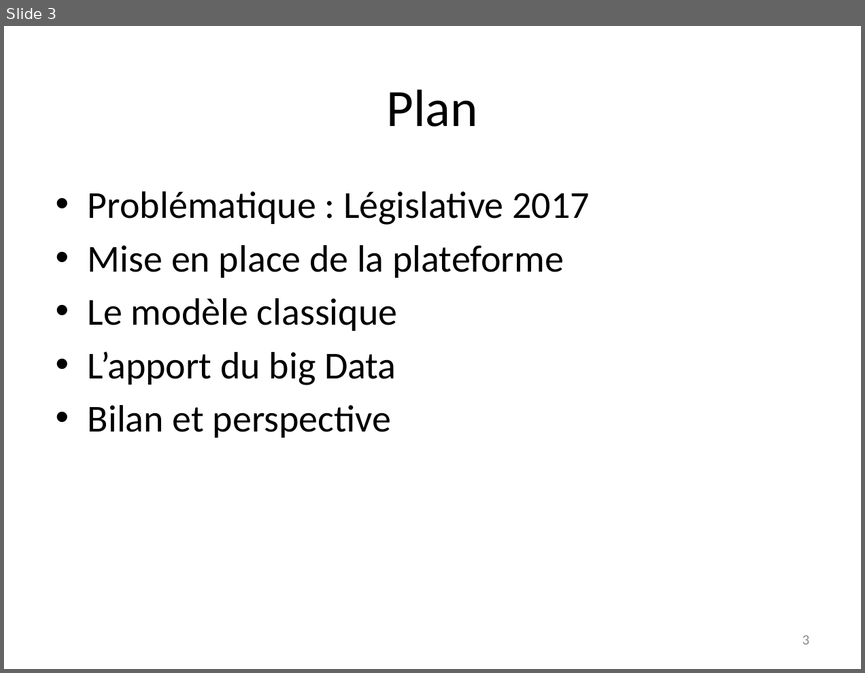
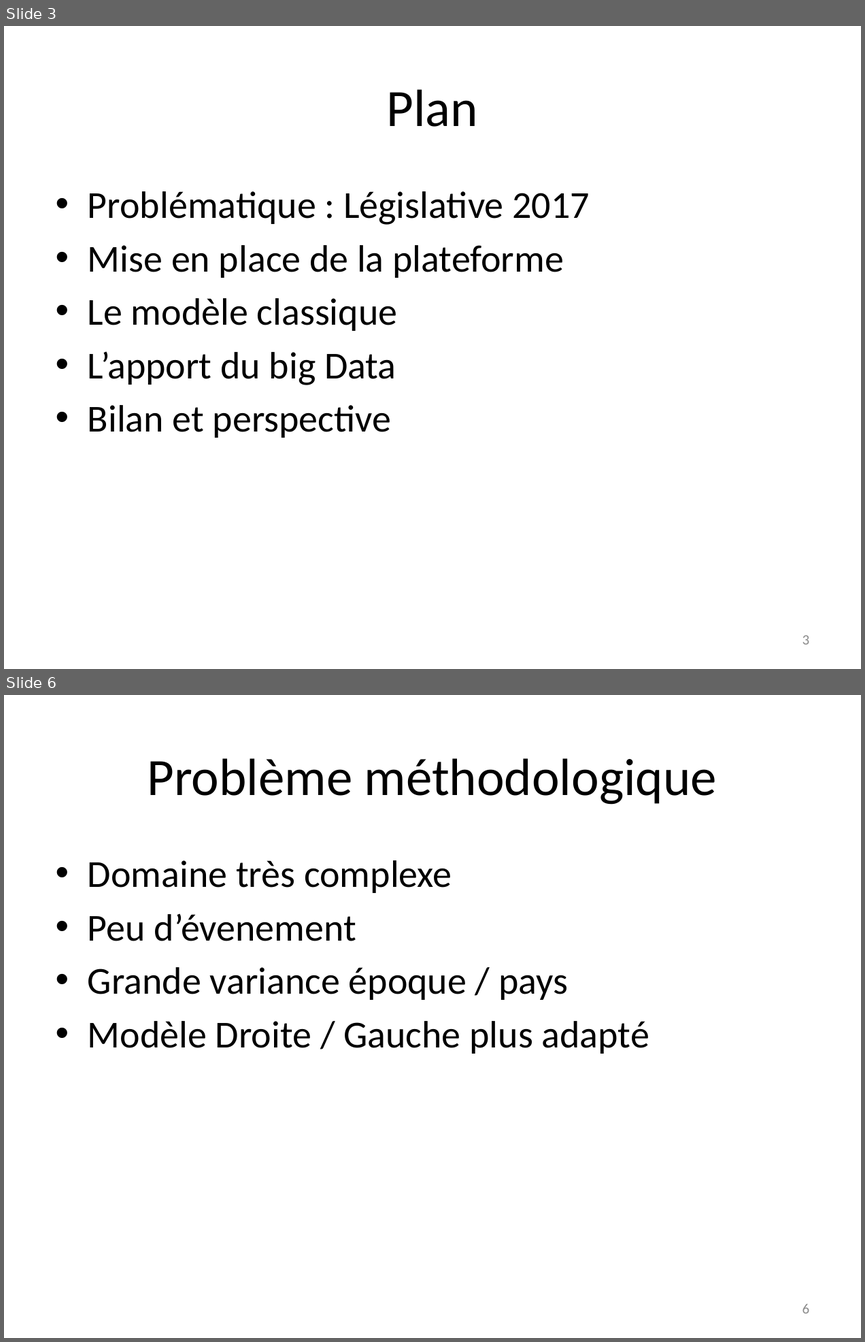
Before and after one commit to jeromeCompain/Legislatec, a slide deck: Présentation0_1.pptx. Shown one above the other, each under a label of ours: slide 3 before the commit, slides 3 and 6 after it; the slides between them are not shown. The pictures are 865x673 and 865x1342 pixels, drawn with LibreOffice and Linux fonts; fonts in the diff are those of the drawing. Boxes give left, top, right and bottom in pixels: in the first picture for what was removed or moved away, otherwise in the second. Text is boxed around its words. In the diff, an @@ line names an element or a change of style, - is before the commit and + after.

```diff
--- a/Présentation0_1.pptx
+++ b/Présentation0_1.pptx
@@ slide 6 added at <box>4,695,861,1338</box>, background #FFFFFF @@
@@ title added at <box>147,758,717,804</box>, 44 pt, text #000000 @@
+Problème méthodologique
@@ text added at <box>88,860,649,1053</box>, 32 pt, text #000000 @@
+• Domaine très complexe
+• Peu d’évenement
+• Grande variance époque / pays
+• Modèle Droite / Gauche plus adapté
@@ page number added at <box>802,1304,810,1313</box>, 12 pt, text #8C8C8C @@
+6
```
Also in this commit, not shown: 1 slide changed, 3 other slides added.
